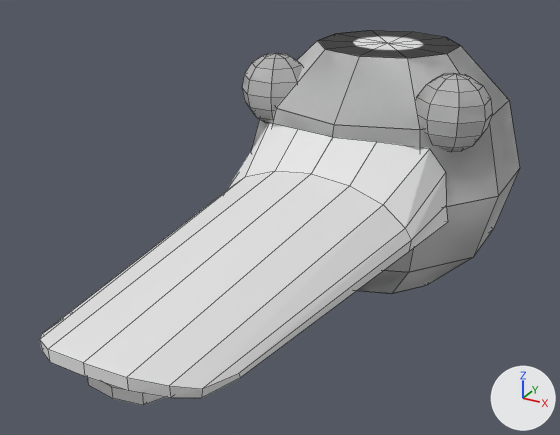
Before and after pictures for a commit that changed the Blender file Assets/Resources/Models/BossBody.blend.
Before and after are seen from a camera (50 mm lens) standing at (1.99, -5.18, 1.94) and looking at (-0.18, -1.24, -0.04). Arrows for +X, +Y and +Z are at lower right; the lights stay in place. Mesh edges are drawn as thin lines.

The older version as bpy lines, for what is in view:
```python
me_sphere = bpy.data.meshes.new('Sphere')
me_sphere.from_pydata(...)  # 210 vertices, 215 faces; spans x -0.95..0.95, y -3.24..1.0, z -0.87..0.87
ob_sphere = bpy.data.objects.new('Sphere', me_sphere)
ob_sphere.location = (0.0, 0.0, 0.0)
_m = ob_sphere.modifiers.new('Mirror', 'MIRROR')
```
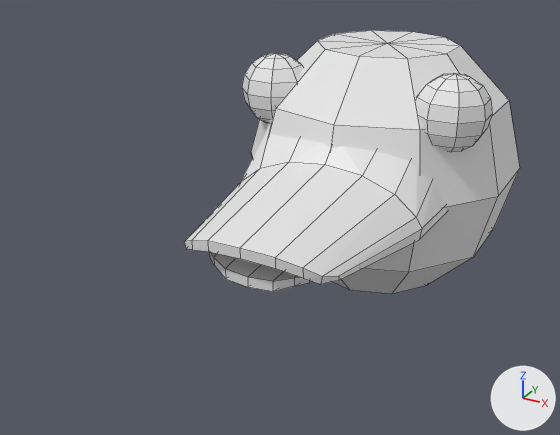
The newer file is also rescaled (x4.0) as a whole; pictures and numbers use the older file's frame.

Where the change shows, as pixel boxes [x1, y1, x2, y2] in the pictures (560 x 435 px):
'Sphere', reshaped, modifiers changed (30% narrower, 30% shorter): before [40, 30, 520, 405]; after [184, 30, 520, 294]
part 1 of me_sphere, rebuilt: before [40, 123, 448, 398]; after [184, 126, 446, 284]
part 2 of me_sphere, added: after [242, 53, 303, 123]
part 3 of me_sphere, deleted: before [242, 53, 492, 152]
part 4 of me_sphere, built on: before [87, 377, 164, 405]; after [209, 252, 312, 292]

The change, as a list of edits to the scene's bpy script:
```text
Change me_sphere:
    used by ob_sphere; location = (0.0, 0.0, 0.0)
    remove me_sphere.from_pydata(...)  # 210 vertices, 215 faces; spans x -0.95..0.95, y -3.24..1.0, z -0.87..0.87
    add me_sphere.from_pydata(...)  # 243 vertices, 246 faces; spans x -0.95..0.95, y -2.02..1.0, z -0.87..0.87
    me_sphere part 1: the loose piece of 25 vertices spanning x 0.0..0.71, y -3.24..-0.59, z -0.13..0.42 is rebuilt with 45 vertices and now spans x -0.71..0.71, y -2.02..-0.6, z -0.11..0.42
    me_sphere part 2: a new loose piece of 58 vertices spanning x -0.87..-0.4, y -0.7..-0.23, z 0.32..0.82
    me_sphere part 3: the loose piece of 58 vertices spanning x 0.4..0.87, y -0.7..-0.23, z 0.32..0.82 is deleted
    me_sphere part 4
    8 vertices are removed from x 0.0..0.26, y -3.09..-0.81, z -0.37..0.01
    9 faces are deleted
    4 vertices move from x 0.32..0.57, y -2.87..-0.77, z -0.26..-0.04 to x 0.32..0.57, y -1.83..-0.78, z -0.26..-0.04
    21 vertices are added at x -0.57..0.26, y -1.94..-0.78, z -0.37..0.02
    20 new faces join them
Change ob_sphere:
    remove _m = ob_sphere.modifiers.new('Mirror', 'MIRROR')
```
